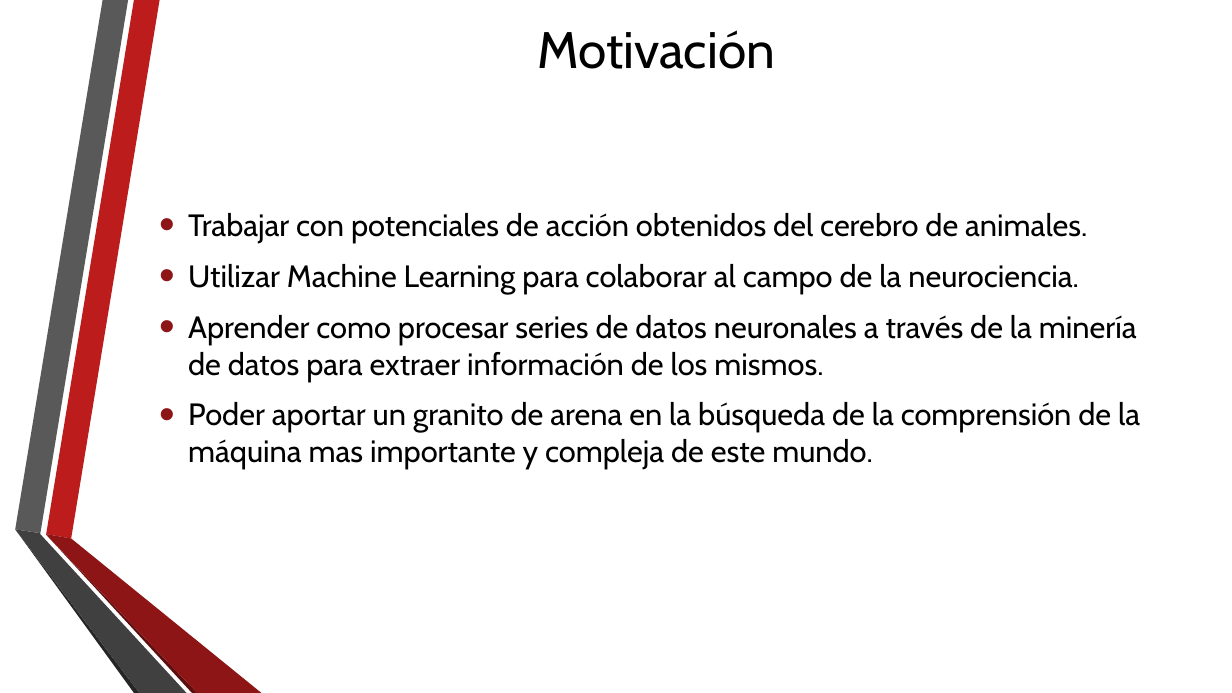
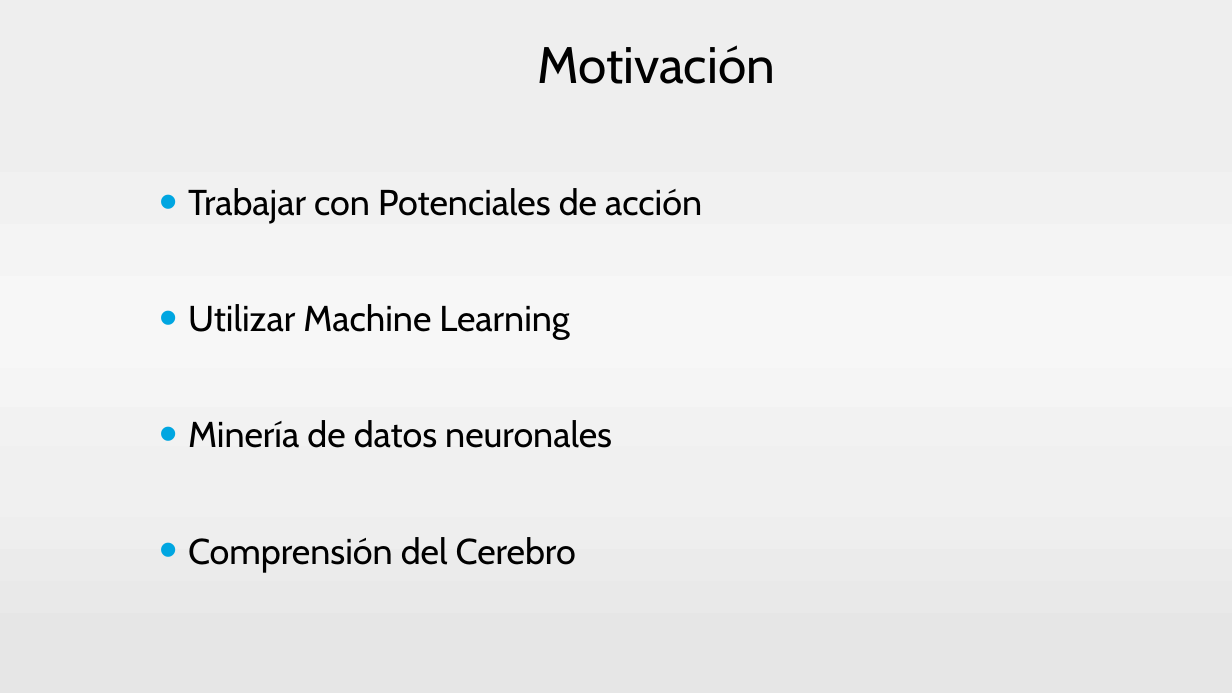
Before and after one commit to neozero86/tesis-megea, a slide deck: slide 2 of Presentacion/PresentacionTesis.pptx. Drawn at 1232x693 pixels with LibreOffice and Linux fonts; fonts in the diff are those of the drawing; background and template pictures are left out. Boxes give left, top, right and bottom in pixels: in the first picture for what was removed or moved away, otherwise in the second. Text is boxed around its words. In the diff, an @@ line names an element or a change of style, - is before the commit and + after.

```diff
--- a/Presentacion/PresentacionTesis.pptx
+++ b/Presentacion/PresentacionTesis.pptx
@@ background picture (left out) to gradient #EEEEEE to #F1F1F1 to #F7F7F7 to #F0F0F0 to #E6E6E6 @@
@@ title "Motivación": place and size @@
-title "Motivación" at <box>537,30,775,69</box>
+title "Motivación" at <box>537,45,775,84</box>
@@ text at <box>188,188,702,572</box>: text changed; size 24 to 28 pt @@
-• Trabajar con potenciales de acción obtenidos del cerebro de animales.
-• Utilizar Machine Learning para colaborar al campo de la neurociencia.
-• Aprender como procesar series de datos neuronales a través de la minería de datos para extraer información de los mismos.
-• Poder aportar un granito de arena en la búsqueda de la comprensión de la máquina mas importante y compleja de este mundo.
+• Trabajar con Potenciales de acción
+• Utilizar Machine Learning
+• Minería de datos neuronales
+• Comprensión del Cerebro
@@ group removed at <box>15,0,262,693</box>: 6 freeform shapes @@
```
Also in this commit, not shown: 67 other slides changed, 2 slides added, 2 slides removed.
